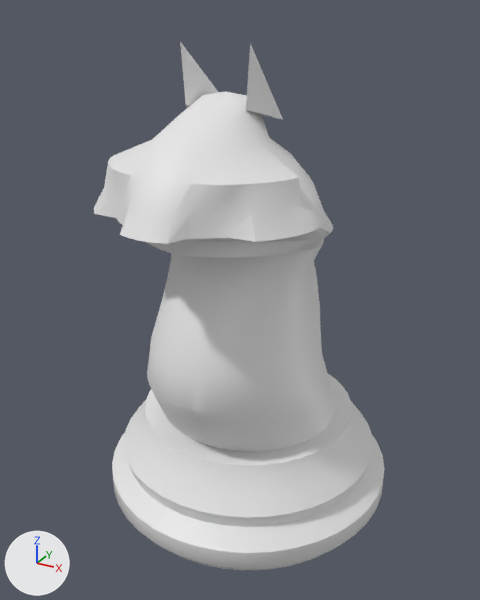
Two versions of the OBJ model assets/models/chess/knight.obj, one commit apart.
Camera for both pictures: a 50 mm lens placed at (0.0809, -0.1522, 0.1368), pointed at (-0.0004, -0.0045, 0.063). The axes (+X, +Y, +Z) are drawn at lower left. The lights are the same throughout. The older version comes first. Where no turn or scale is listed for an object, it has been applied to the vertices.

The older version as bpy lines, for what is in view:
```python
me_knight = bpy.data.meshes.new('knight')
me_knight.from_pydata(...)  # 930 vertices, 1766 faces; spans x -0.042..0.042, y -0.048..0.042, z 0.0..0.13
ob_knight = bpy.data.objects.new('knight', me_knight)
ob_knight.location = (0.0, 0.0, 0.0)
```
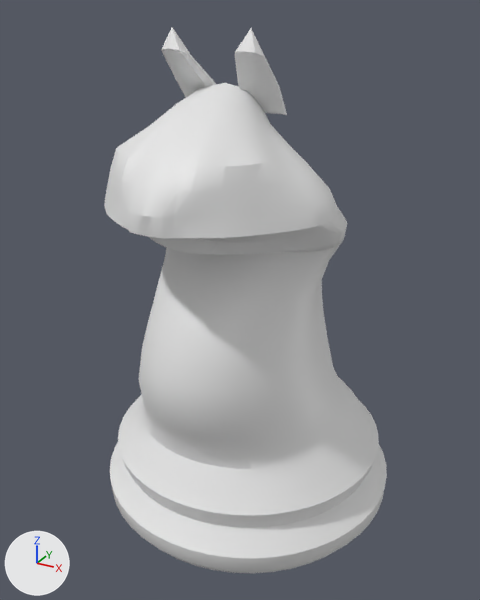
Edits to the scene script, one JSON object a line:
```json
{"block": "me_knight", "where": "# used by ob_knight; location = (0.0, 0.0, 0.0)"}
{"op": "remove", "block": "me_knight", "code": "me_knight.from_pydata(...)  # 930 vertices, 1766 faces; spans x -0.042..0.042, y -0.048..0.042, z 0.0..0.13"}
{"op": "add", "block": "me_knight", "code": "me_knight.from_pydata(...)  # 1348 vertices, 2672 faces; spans x -0.0428..0.0428, y -0.0465..0.0428, z 0.0..0.133"}
{"block": "me_knight", "change": "me_knight part 1: the loose piece of 601 vertices spanning x -0.029..0.029, y -0.048..0.0311, z 0.028..0.119 is rebuilt with 1298 vertices and now spans x -0.0428..0.0428, y -0.0465..0.0428, z 0.0..0.121"}
{"block": "me_knight", "change": "me_knight part 2: the loose piece of 4 vertices spanning x -0.013..-0.003, y -0.017..-0.003, z 0.113..0.13 is rebuilt with 25 vertices and now spans x -0.0135..-0.002, y -0.021..-0.0005, z 0.113..0.133"}
{"block": "me_knight", "change": "me_knight part 3: the loose piece of 4 vertices spanning x 0.003..0.013, y -0.017..-0.003, z 0.113..0.13 is rebuilt with 25 vertices and now spans x 0.002..0.0135, y -0.021..-0.0005, z 0.113..0.133"}
{"block": "me_knight", "change": "me_knight part 4: the loose piece of 321 vertices spanning x -0.042..0.042, y -0.042..0.042, z 0.0..0.028 is deleted"}
```

Location of each change, [x1, y1, x2, y2] in pixels of the pictures (480 x 600 px):
```json
{"object": "knight", "change": "reshaped", "before": [94, 42, 384, 570], "after": [104, 27, 387, 573]}
{"part": 1, "of": "me_knight", "change": "rebuilt", "before": [94, 92, 334, 452], "after": [104, 83, 387, 573], "on screen": "18% wider, 36% taller"}
{"part": 2, "of": "me_knight", "change": "rebuilt", "before": [180, 42, 218, 108], "after": [161, 27, 217, 97]}
{"part": 3, "of": "me_knight", "change": "rebuilt", "before": [246, 43, 283, 120], "after": [235, 29, 287, 115], "on screen": "39% wider, 12% taller"}
{"part": 4, "of": "me_knight", "change": "deleted", "before": [112, 374, 384, 570]}
```
